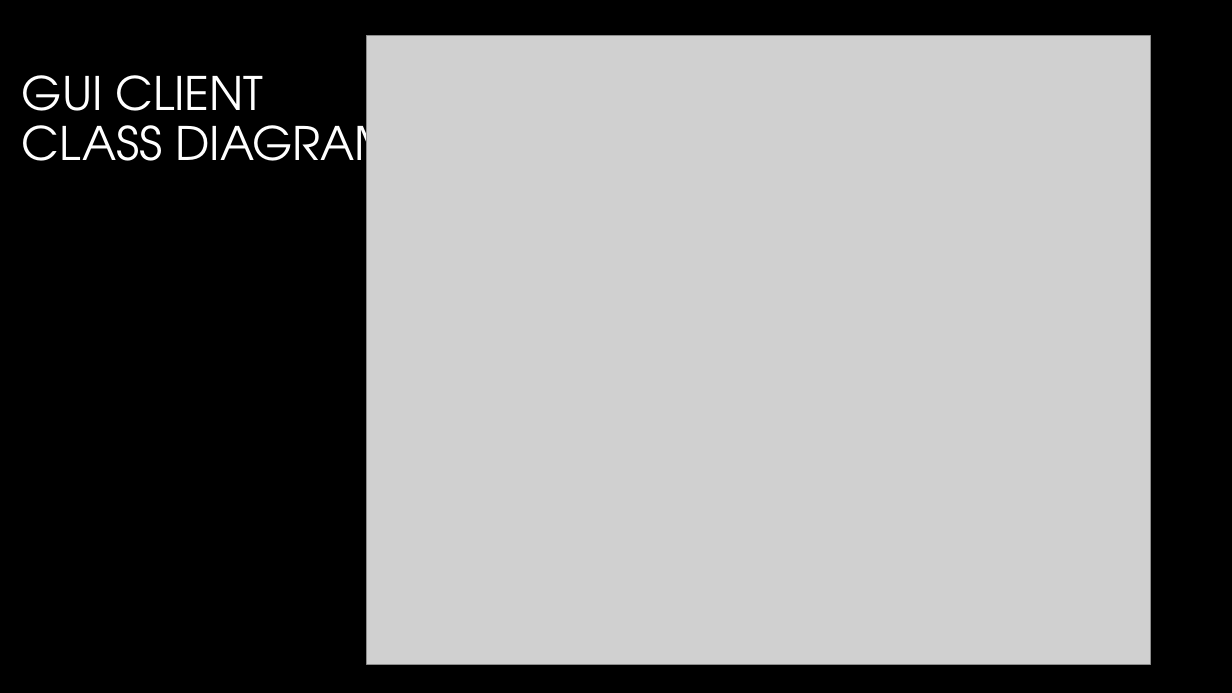
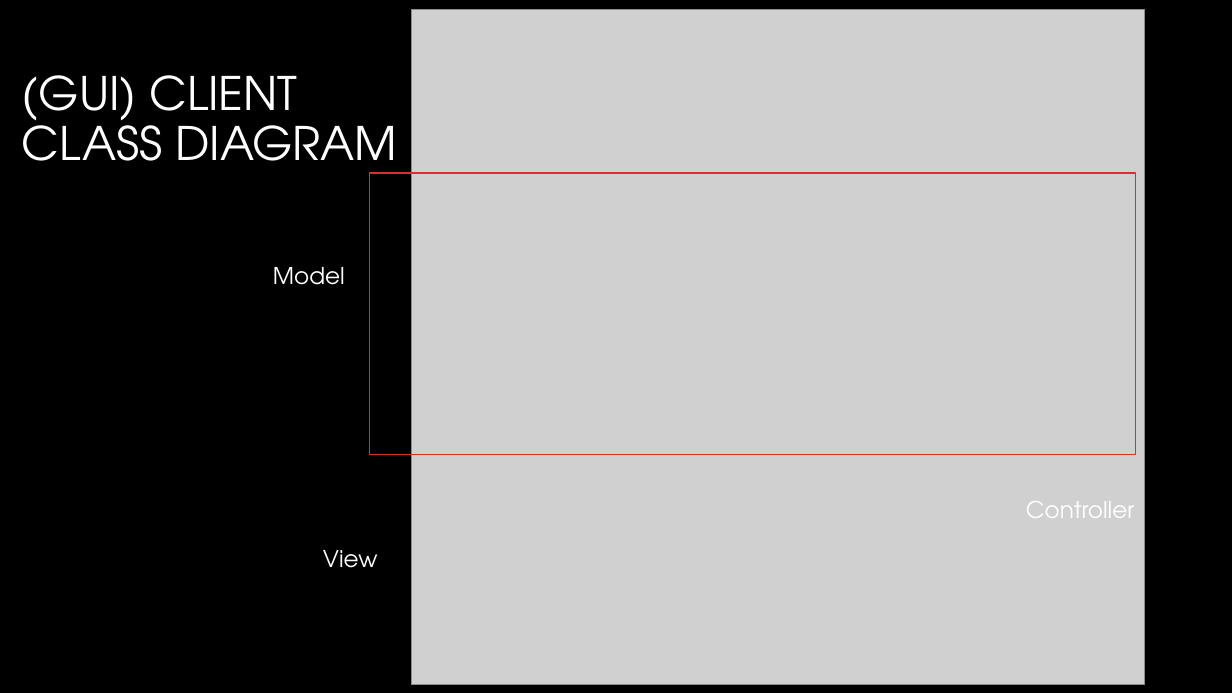
Before and after one commit to saeedalavinia/Sysc3010_Term_Project, a slide deck: slide 6 of Baby monitor System_codeReview.pptx. Drawn at 1232x693 pixels with LibreOffice and Linux fonts; fonts in the diff are those of the drawing; grey boxes stand for pictures; background and template pictures are left out. Boxes give left, top, right and bottom in pixels: in the first picture for what was removed or moved away, otherwise in the second. Text is boxed around its words. In the diff, an @@ line names an element or a change of style, - is before the commit and + after.

```diff
--- a/Baby monitor System_codeReview.pptx
+++ b/Baby monitor System_codeReview.pptx
@@ picture: place and size @@
-picture at box(367, 36, 1151, 665)
+picture at box(411, 9, 1145, 685)
@@ title at box(22, 75, 397, 181): text changed @@
-GUI CLIENT
-CLASS DIAGRAM
+(GUI) CLIENT
+CLASS DIAGRAM
@@ rectangle added at box(370, 173, 1136, 455), outline #DF2E28 1 pt @@
@@ text added at box(273, 267, 345, 285), 18 pt, text #FFFFFF @@
+Model
@@ text added at box(1026, 501, 1134, 518), 18 pt, text #FFFFFF @@
+Controller
@@ text added at box(323, 550, 378, 568), 18 pt, text #FFFFFF @@
+View
```
Also in this commit, not shown: 3 other slides changed, 6 slides removed, 11 other files.
